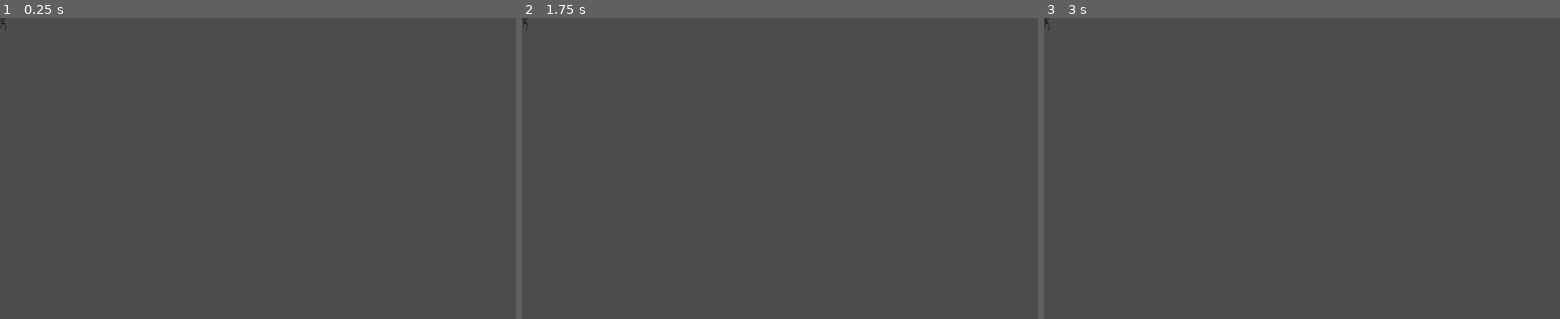
Above: before the commit, frames 1-3 (left to right).
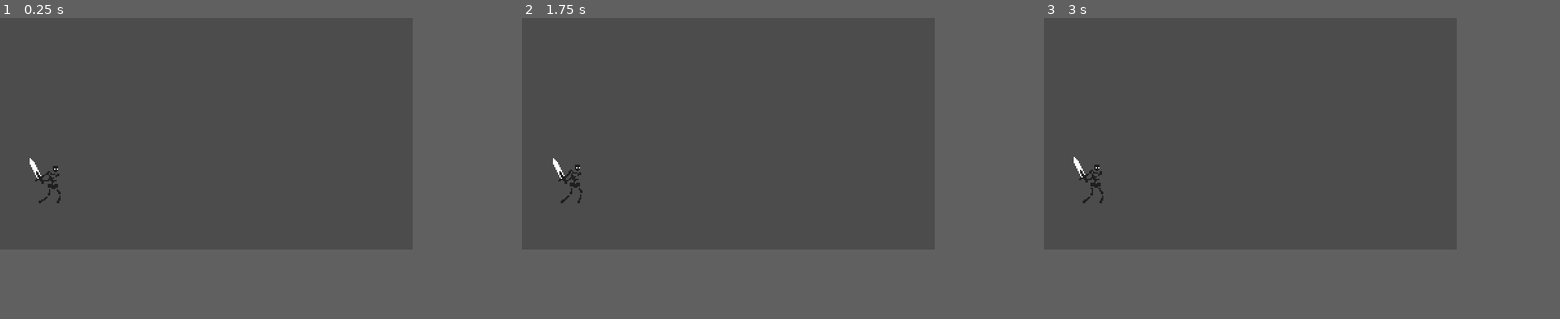
Above: after the commit, the same moments.

Repository: dw3nt/hb-grave-in-godot
Game: Godot game, scene res://Graveyard.tscn
Two runs of this game, one before a commit and one after it. Both use one fixed random seed, a clock stepped at 60 frames per second and the inputs below. Before the commit the project has no main scene; this scene is started directly in both runs.
Inputs:
- Up to frame 1 (0.25 s): no input
- Up to frame 2 (1.75 s): no input
- Up to frame 3 (3 s): no input
In our replay, the window is 800x468 before the commit and 640x360 after it. These sizes can differ from the game's own. Grey fills any space a smaller window leaves; there, only what the larger window draws over its background counts as a difference.

The runs differ from the first frame. In frame 1, 0.2% of the frame differs, in the area x 0-12%, y 0-62%; in frame 2, 0.2%; in frame 3, 0.2%.

Commit message:
project settings screen and view sizes

Diff:
--- a/Graveyard.tscn
+++ b/Graveyard.tscn
@@ -5,3 +5,4 @@
 [node name="Graveyard" type="Node"]
 
 [node name="Skeleton" parent="." instance=ExtResource( 1 )]
+position = Vector2( 35, 120 )
--- a/project.godot
+++ b/project.godot
@@ -16,7 +16,17 @@
 [application]
 
 config/name="HeartBeastGrave"
+run/main_scene="res://Graveyard.tscn"
 config/icon="res://icon.png"
+
+[display]
+
+window/size/width=320
+window/size/height=180
+window/size/test_width=960
+window/size/test_height=540
+window/stretch/mode="2d"
+window/stretch/aspect="keep"
 
 [importer_defaults]
 
